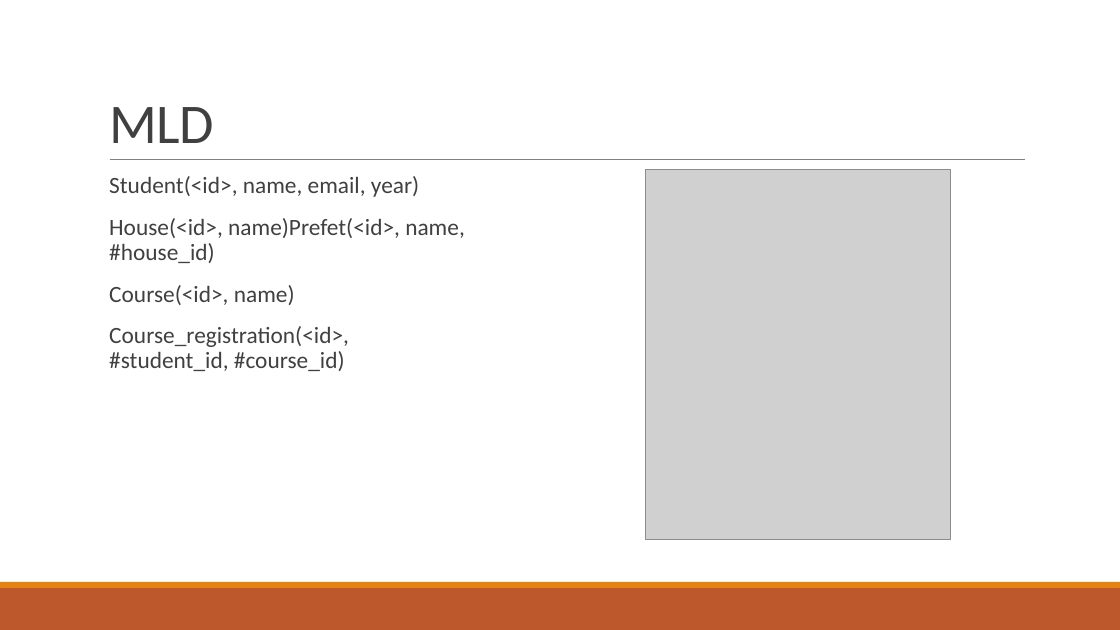
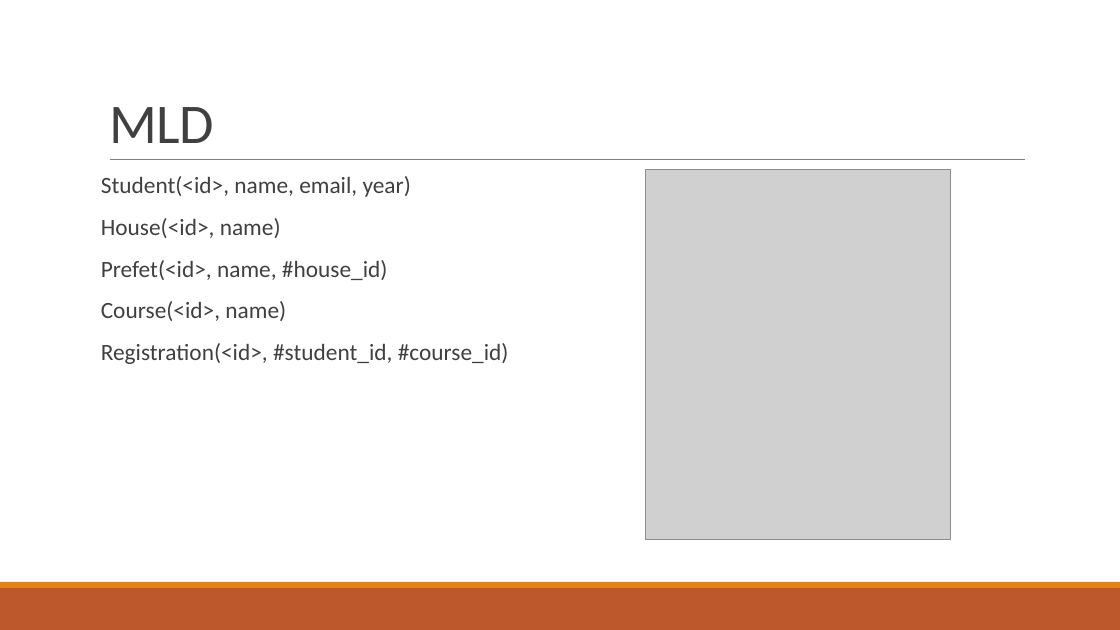
Before and after one commit to Yann-Desagnat/projet-DB, a slide deck: slide 2 of Projet_BDD.pptx. Drawn at 1120x630 pixels with LibreOffice and Linux fonts; fonts in the diff are those of the drawing; grey boxes stand for pictures. Boxes give left, top, right and bottom in pixels: in the first picture for what was removed or moved away, otherwise in the second. Text is boxed around its words. In the diff, an @@ line names an element or a change of style, - is before the commit and + after.

Commit message:
lol

```diff
--- a/Projet_BDD.pptx
+++ b/Projet_BDD.pptx
@@ text at [101, 176, 411, 321]: bullet   to none @@
@@ text at [101, 218, 388, 280]: text changed @@
-  House(<id>, name)Prefet(<id>, name, #house_id)
+House(<id>, name)
+Prefet(<id>, name, #house_id)
@@ text at [101, 343, 509, 364]: text changed @@
-  Course_registration(<id>, #student_id, #course_id)
+Registration(<id>, #student_id, #course_id)
```
